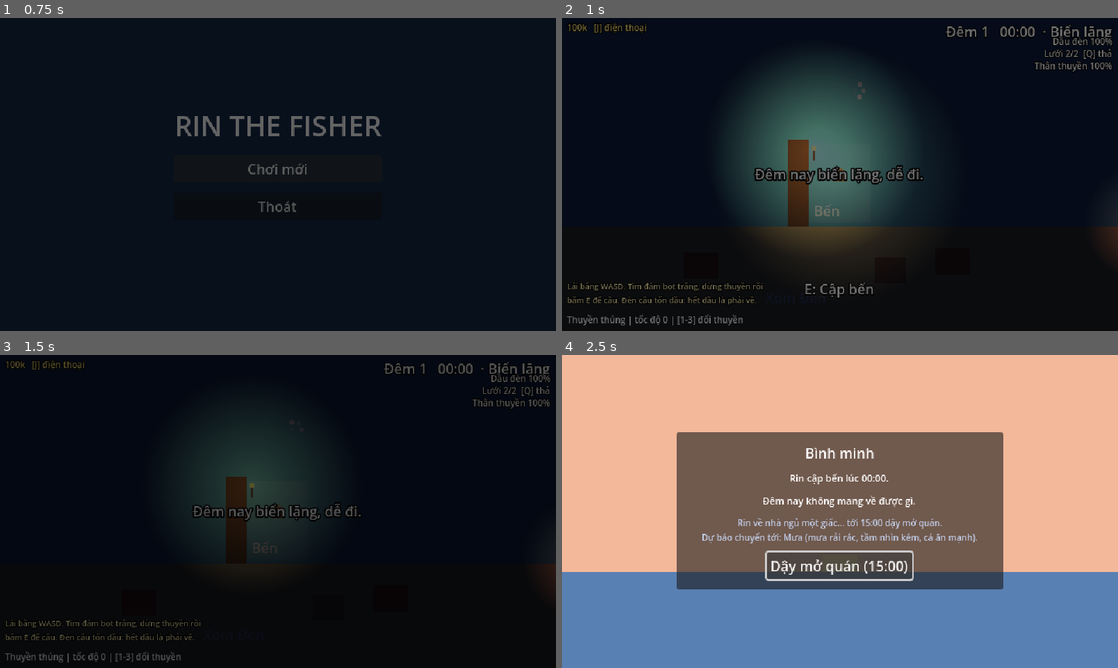
Above: before the commit, frames 1-4 (two rows, left to right).
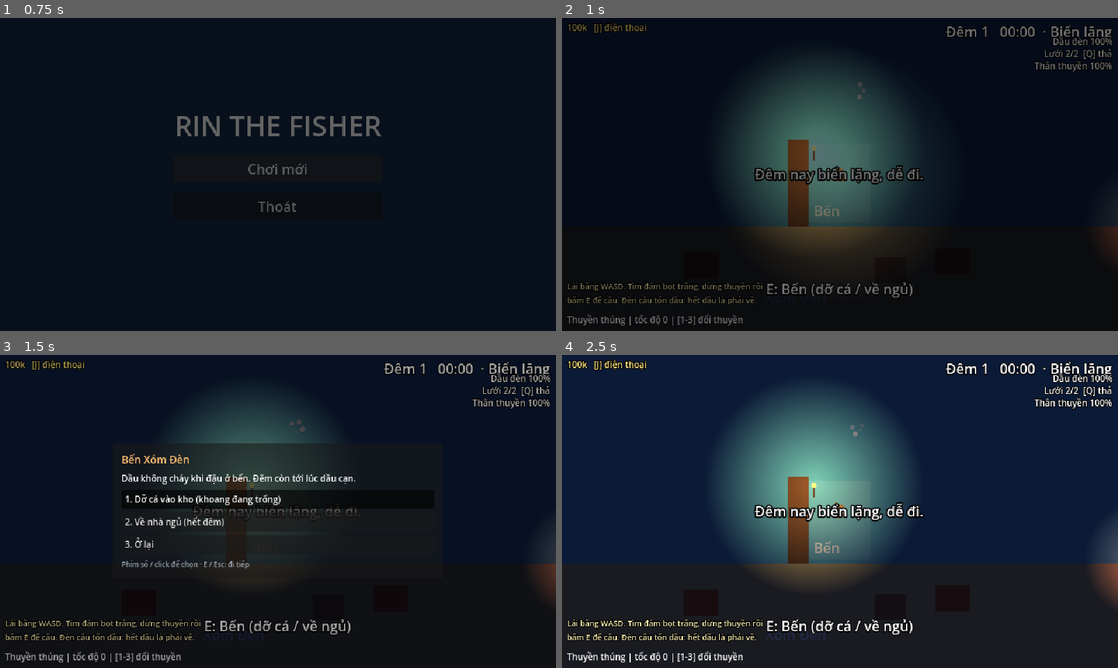
Above: after the commit, the same moments.

Repository: Th1nh2411/tide-then-table
Game: Godot game, scene res://scenes/main_menu/main_menu.tscn
The game is run twice, just before and just after one commit, with the same random seed, the same clock (stepped at 60 frames per second) and the same inputs.
Inputs (mouse positions are in pixels of both pictures, inside the frame that each line leads up to):
- Up to frame 1 (0.75 s): click "Chơi mới" at 0.5 s
- Up to frame 2 (1 s): no input
- Up to frame 3 (1.5 s): tap Enter at 1.25 s; move the mouse to (400, 495) at 1.27 s; hold D (turn_right) from 1.28 s (still down); hold E (interact) from 1.28 s (still down); click (400, 495) at 1.42 s
- Up to frame 4 (2.5 s): release D (turn_right) at 2 s; release E (interact) at 2 s; drag from (728, 527) to (812, 574) at 2.02 s

Frame 1 is identical in both runs. In frame 2, 0.4% of the frame differs, in the area x 36-64%, y 84-90%; in frame 3, 8.1%; in frame 4, 100%, in the area x 0-100%, y 0-100%.

Commit message:
feat(sea): unload the hold at the dock and keep fishing, or go home

Diff:
--- a/autoload/game_state.gd
+++ b/autoload/game_state.gd
@@ -37,6 +37,8 @@
 var was_towed: bool = false
 ## Items unloaded from the hold this trip (already added to storage).
 var last_catch: Array = []
+## Unloaded at the dock earlier tonight (night goes on); joins last_catch.
+var trip_catch: Array = []
 
 ## Stars (1-5) from the last shift; drives customer frequency the next day.
 var last_rating: int = STARTING_RATING
@@ -76,6 +78,7 @@
 	return_minutes = 0.0
 	was_towed = false
 	last_catch.clear()
+	trip_catch.clear()
 	last_rating = STARTING_RATING
 	last_spoiled_count = 0
 	boat_hp = 100.0
@@ -93,8 +96,15 @@
 func finish_sea_day(returned_at: float, towed: bool, hold_items: Array) -> void:
 	return_minutes = returned_at
 	was_towed = towed
-	last_catch = hold_items.duplicate()
+	last_catch = trip_catch + hold_items
+	trip_catch.clear()
 	storage.append_array(hold_items)
+
+
+## Mid-night unload at the dock: the catch goes to storage, the trip goes on.
+func unload_catch(items: Array) -> void:
+	trip_catch.append_array(items)
+	storage.append_array(items)
 
 
 ## Move to the next day: storage loses `freshness_loss` freshness and
--- a/scenes/sea/hold_manager.gd
+++ b/scenes/sea/hold_manager.gd
@@ -40,6 +40,14 @@
 	return hold.items.duplicate()
 
 
+## Empties the hold (unloading at the dock) and returns what was in it.
+func take_all() -> Array[InventoryItem]:
+	var items := get_items()
+	for item in items:
+		hold.remove(item)
+	return items
+
+
 func add_catch(fish: FishData, quality: float, count: int, size: float = 1.0) -> void:
 	GameState.record_catch(fish, count, size)  # for the phone's Dex
 	var overflow: Array[InventoryItem] = []
--- a/scenes/sea/sea_scene.gd
+++ b/scenes/sea/sea_scene.gd
@@ -22,8 +22,6 @@
 @export var whirlpool_pull_seconds: float = 2.0
 
 var _day_ended: bool = false
-## Set after warning about nets still at sea; a second `interact` docks anyway.
-var _dock_confirmed: bool = false
 
 @onready var _boat: Boat = $Boat
 @onready var _bounds: MapBounds = $MapBounds
@@ -37,6 +35,7 @@
 @onready var _oil: LampOil = $LampOil
 @onready var _range: BoatRange = $BoatRange
 @onready var _events: NightEvents = $NightEvents
+@onready var _dock_dialog: PoiDialog = $PoiDialog
 @onready var _debug_label: Label = %DebugLabel
 
 
@@ -137,12 +136,24 @@
 	SceneRouter.go_to(ENDING_SCENE_PATH, Color.WHITE)
 
 
+## At the dock: unload the hold and keep fishing, or go home to sleep.
 func _on_docking_requested() -> void:
-	if _nets.nets_out() > 0 and not _dock_confirmed:
-		_dock_confirmed = true
-		_hud.flash_message("Còn %d lưới ngoài biển! E lần nữa để bỏ lại (mất ốc trong lưới)" % _nets.nets_out(), 2.5)
-		return
-	_end_sea_day(false)
+	if _day_ended or _dock_dialog.is_open():
+		return
+	var count := _hold_manager.get_items().size()
+	var unload := "Dỡ %d con vào kho rồi đi câu tiếp" % count if count > 0 else "Dỡ cá vào kho (khoang đang trống)"
+	var home := "Về nhà ngủ (hết đêm)"
+	if _nets.nets_out() > 0:
+		home += " — bỏ lại %d lưới ngoài biển" % _nets.nets_out()
+	var choice := await _dock_dialog.ask("Bến Xóm Đèn", "Dầu không cháy khi đậu ở bến. Đêm còn tới lúc dầu cạn.",
+		PackedStringArray([unload, home, "Ở lại"]))
+	match choice:
+		0:
+			if count > 0:
+				GameState.unload_catch(_hold_manager.take_all())
+				_hud.flash_message("Đã dỡ %d con vào kho. Ra khơi tiếp thôi!" % count, 2.0)
+		1:
+			_end_sea_day(false)
 
 
 func _on_dock_entered() -> void:
@@ -151,14 +162,13 @@
 
 
 func _on_dock_exited() -> void:
-	_dock_confirmed = false
 	_hull.set_at_dock(false)
 	_hud.hide_prompt()
 
 
 func _refresh_dock_prompt() -> void:
 	if _hull.is_at_dock() and not _day_ended:
-		_hud.show_prompt("E: Cập bến" + _hull.repair_prompt())
+		_hud.show_prompt("E: Bến (dỡ cá / về ngủ)" + _hull.repair_prompt())
 
 
 func _on_boat_broken() -> void:
--- a/scenes/test/night_test.gd
+++ b/scenes/test/night_test.gd
@@ -55,6 +55,14 @@
 	_check("bottles default 0", MessageBottle.pages_read() == 0)
 	GameState.set_flag(MessageBottle.READ_FLAG, 3.0)
 	_check("bottles from save", MessageBottle.pages_read() == 3)
+	# Dock unload mid-night: storage now, still counted in tonight's catch.
+	GameState.reset()
+	var tom: FishData = fish_catalog.fish.filter(func(f: FishData) -> bool: return f.id == "tom")[0]
+	GameState.unload_catch([InventoryItem.new(tom), InventoryItem.new(tom)])
+	_check("unload -> storage", GameState.storage.size() == 2 and GameState.trip_catch.size() == 2)
+	GameState.finish_sea_day(120.0, false, [InventoryItem.new(tom)])
+	_check("trip catch joins last catch", GameState.last_catch.size() == 3 and GameState.storage.size() == 3
+		and GameState.trip_catch.is_empty())
 	GameState.reset()
 	print("Night: %s" % ("TẤT CẢ PASS" if _failures == 0 else "%d FAIL" % _failures))
 
Not shown, changed: CLAUDE.md
Not shown, changed: PLAN.md
